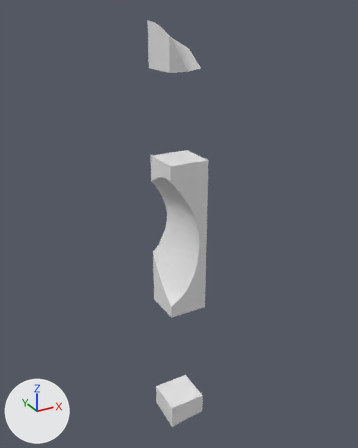
One commit to the glTF model assets/terrain/surface_pieces/surf_39_4.glb: the scene before it, then after it.
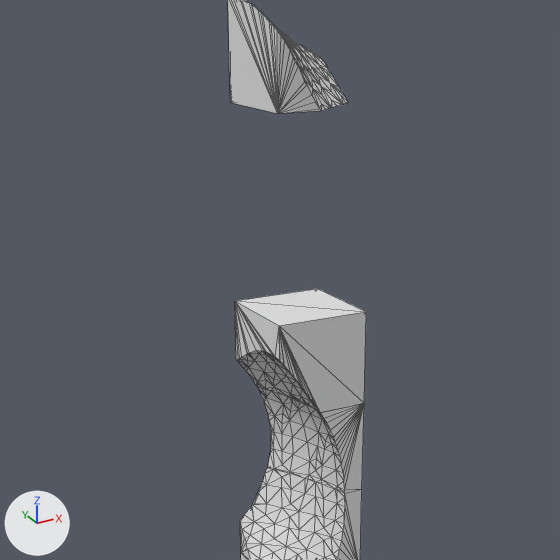
There are two pictures of each version: one whole from a 50 mm lens placed at (60.2, 37.9, 1.3), pointed at (88.1, 88.6, -24.0), one close up on the part from 13% to 82% of the width and 5% to 60% of the height. Arrows for +X, +Y and +Z are at lower left; the lights stay in place. The last two pictures show the newer version. The close-ups show mesh edges as thin lines. Where no turn or scale is listed for an object, it has been applied to the vertices.

Objects in the first close-up: 'layer_0', 'layer_3', 'layer_4', 'layer_5'.
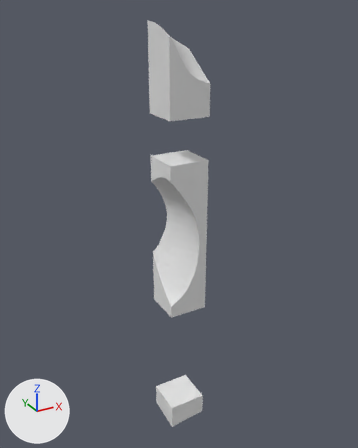
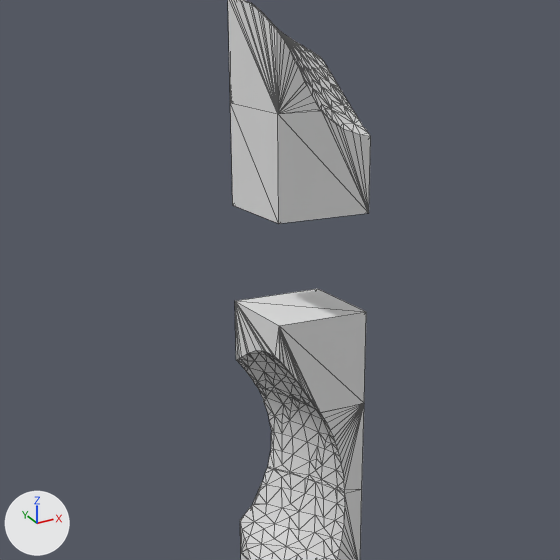
What differs and where, as boxes (x1, y1, x2, y2) in the close-ups (560 x 560 px):
'layer_1', added: after (230, 103, 371, 223)

Patch to the scene script:
```diff
--- a/assets/terrain/surface_pieces/surf_39_4.glb.py
+++ b/assets/terrain/surface_pieces/surf_39_4.glb.py
@@ me_layer_1 @@
+me_layer_1.from_pydata(...)  # 44 vertices, 84 faces; spans x 85.0..90.0, y 85.0..90.0, z -10.0..-5.0
@@ ob_layer_1 @@
+ob_layer_1 = bpy.data.objects.new('layer_1', me_layer_1)
+ob_layer_1.location = (0.0, 0.0, 0.0)
```
